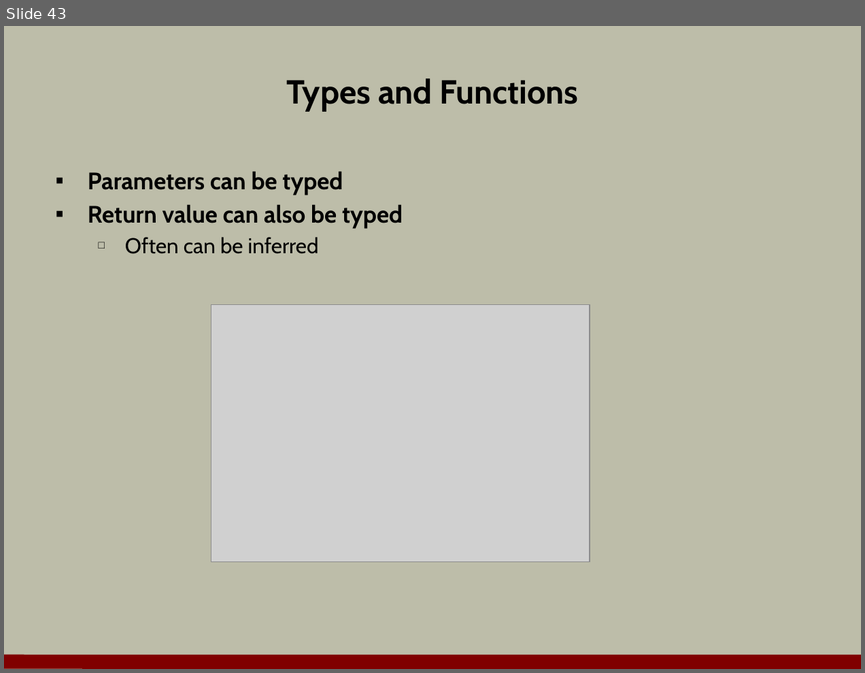
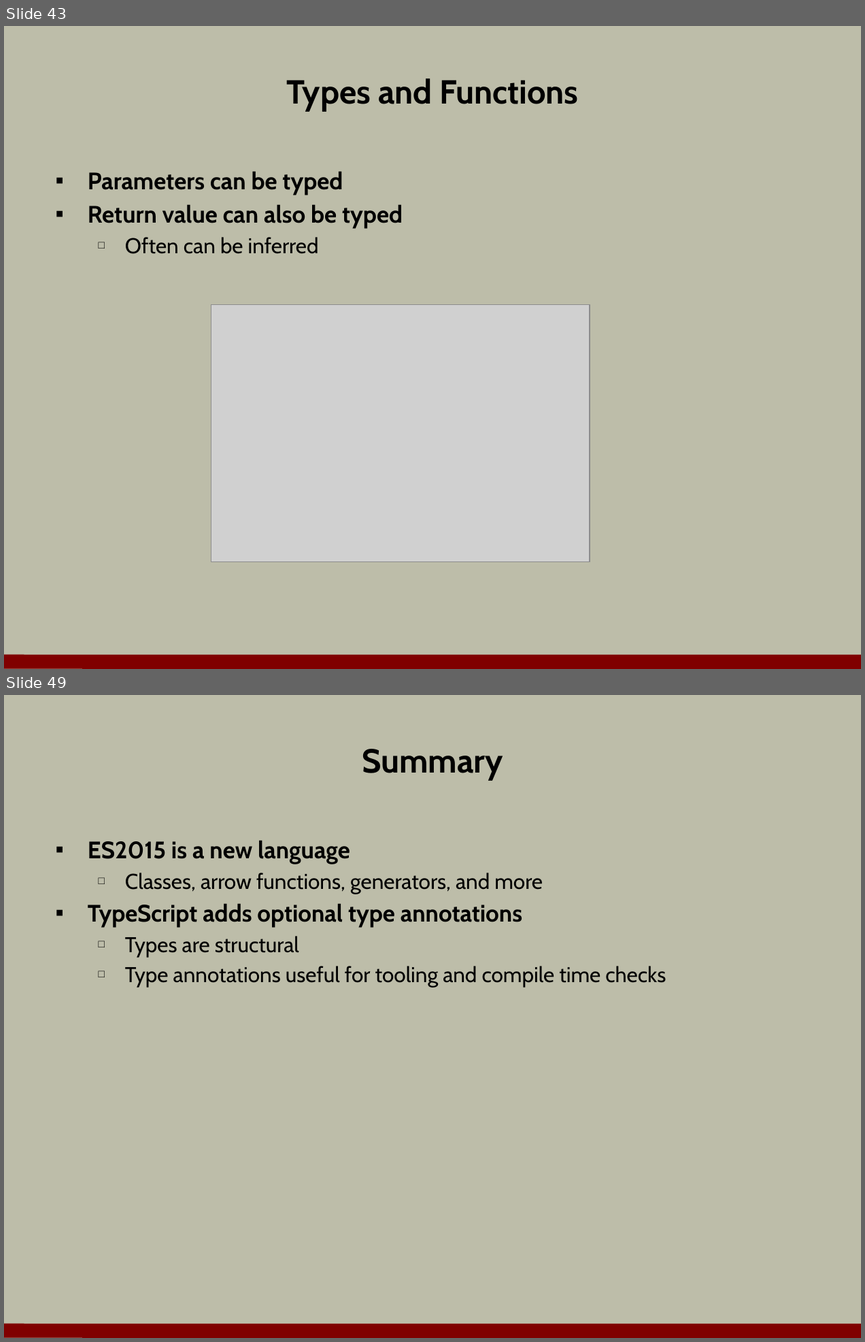
Before and after one commit to OdeToCode/classes, a slide deck: angular2/slides/02_Language.pptx. Shown one above the other, each under a label of ours: slide 43 before the commit, slides 43 and 49 after it; the slides between them are not shown. The pictures are 865x673 and 865x1342 pixels, drawn with LibreOffice and Linux fonts; fonts in the diff are those of the drawing; grey boxes stand for pictures; background and template pictures are left out. Boxes give left, top, right and bottom in pixels: in the first picture for what was removed or moved away, otherwise in the second. Text is boxed around its words. In the diff, an @@ line names an element or a change of style, - is before the commit and + after.

```diff
--- a/angular2/slides/02_Language.pptx
+++ b/angular2/slides/02_Language.pptx
@@ slide 49 added at (4,695,861,1338), background #BDBDA9; not listed: 1 template element that a slide beside it also shows @@
@@ title added at (362,749,502,780), 28 pt, text #000000, bold @@
+Summary
@@ text added at (88,840,666,987), 18 pt, text #000000 @@
+▪ ES2015 is a new language
+  □ Classes, arrow functions, generators, and more
+▪ TypeScript adds optional type annotations
+  □ Types are structural
+  □ Type annotations useful for tooling and compile time checks
```
Also in this commit, not shown: 2 slides changed, 4 other slides added, 6 slides removed, 2 other files.
